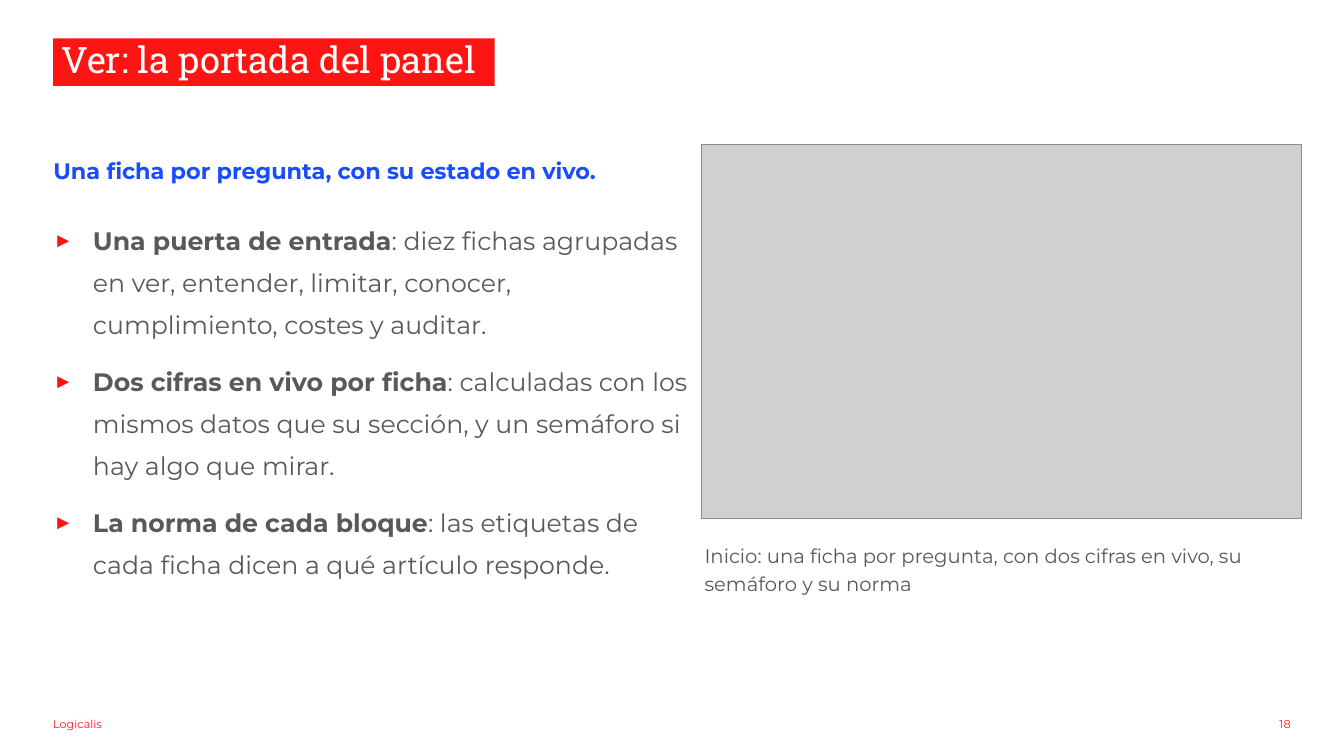
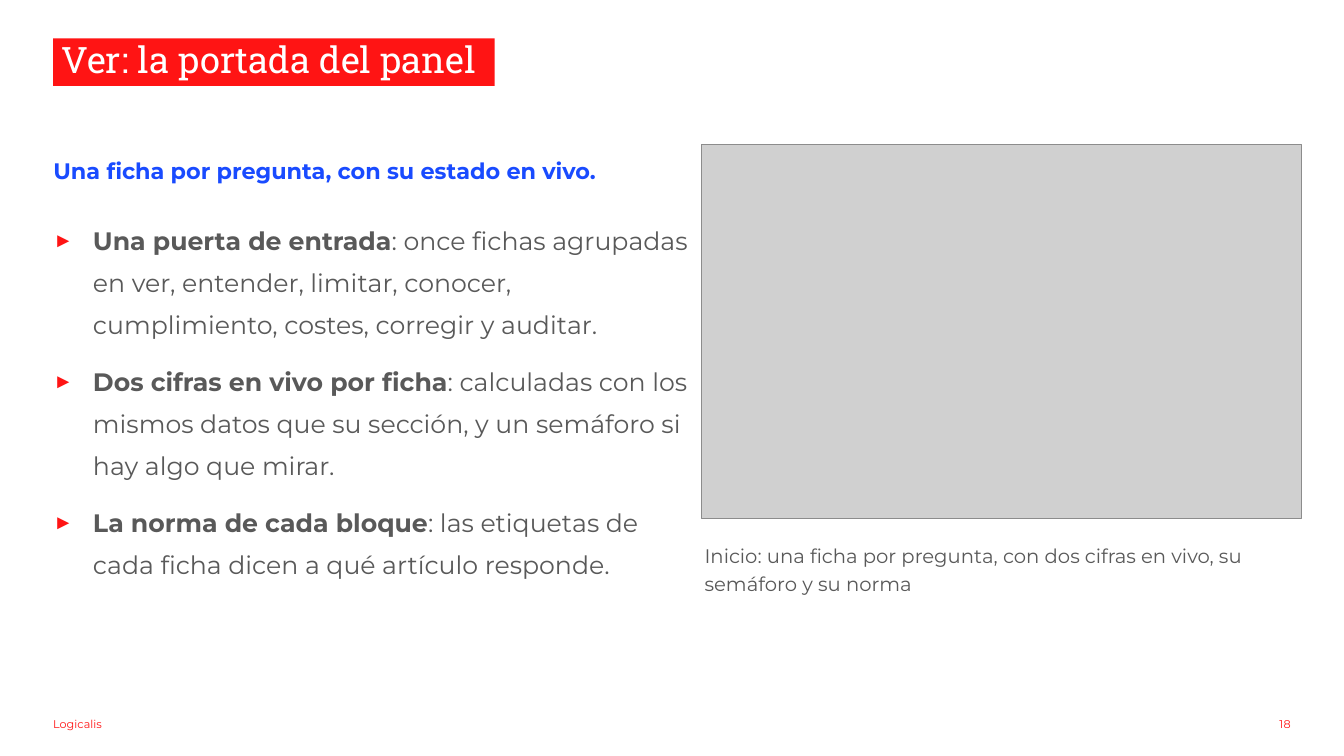
Before and after one commit to nachoenjuto/fnol-triage-v2, a slide deck: slide 18 of _docs/slides-observabilidad.pptx. Drawn at 1344x756 pixels with LibreOffice and Linux fonts; fonts in the diff are those of the drawing; grey boxes stand for pictures; background and template pictures are left out. Boxes give left, top, right and bottom in pixels: in the first picture for what was removed or moved away, otherwise in the second. Text is boxed around its words. In the diff, an @@ line names an element or a change of style, - is before the commit and + after.

```diff
--- a/_docs/slides-observabilidad.pptx
+++ b/_docs/slides-observabilidad.pptx
@@ text at (x1=93, y1=231, x2=687, y2=339): text changed @@
-► Una puerta de entrada: diez fichas agrupadas en ver, entender, limitar, conocer, cumplimiento, costes y auditar.
+► Una puerta de entrada: once fichas agrupadas en ver, entender, limitar, conocer, cumplimiento, costes, corregir y auditar.
```
Also in this commit, not shown: 4 other slides changed, 7 slides added, 51 other files.
